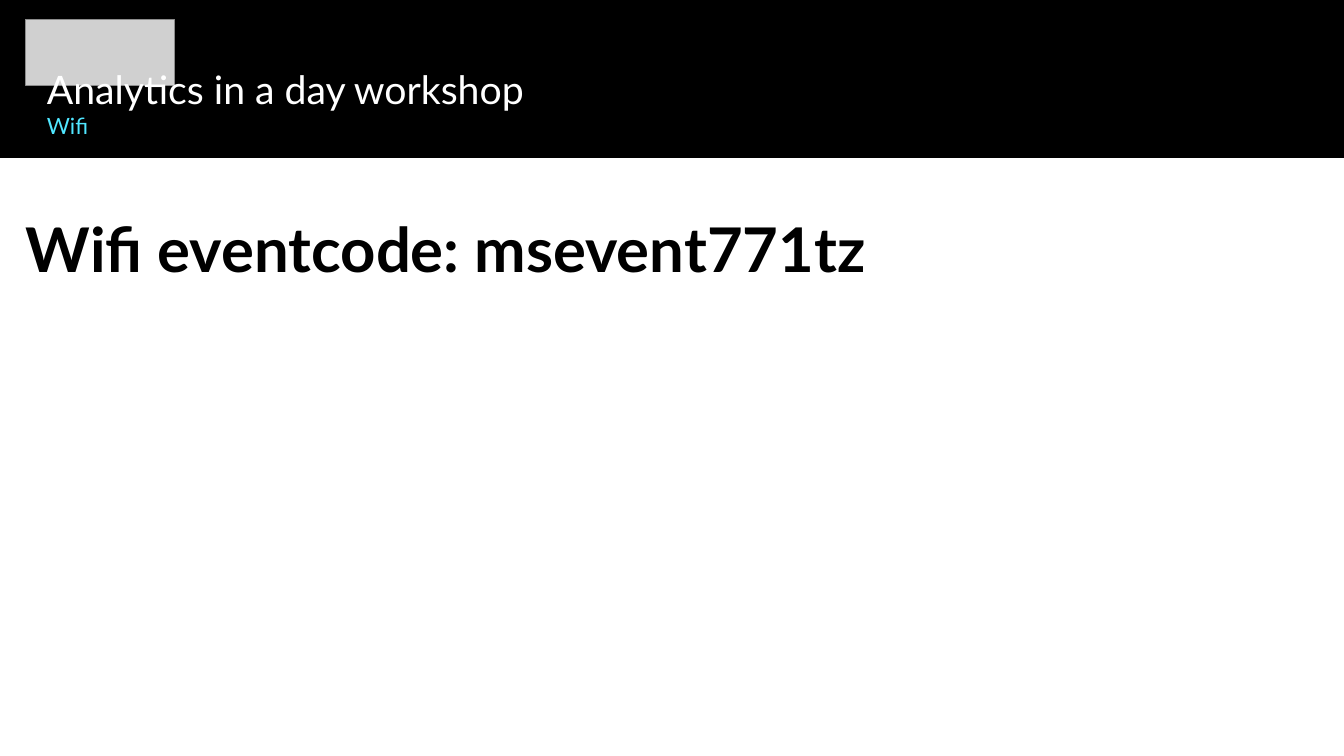
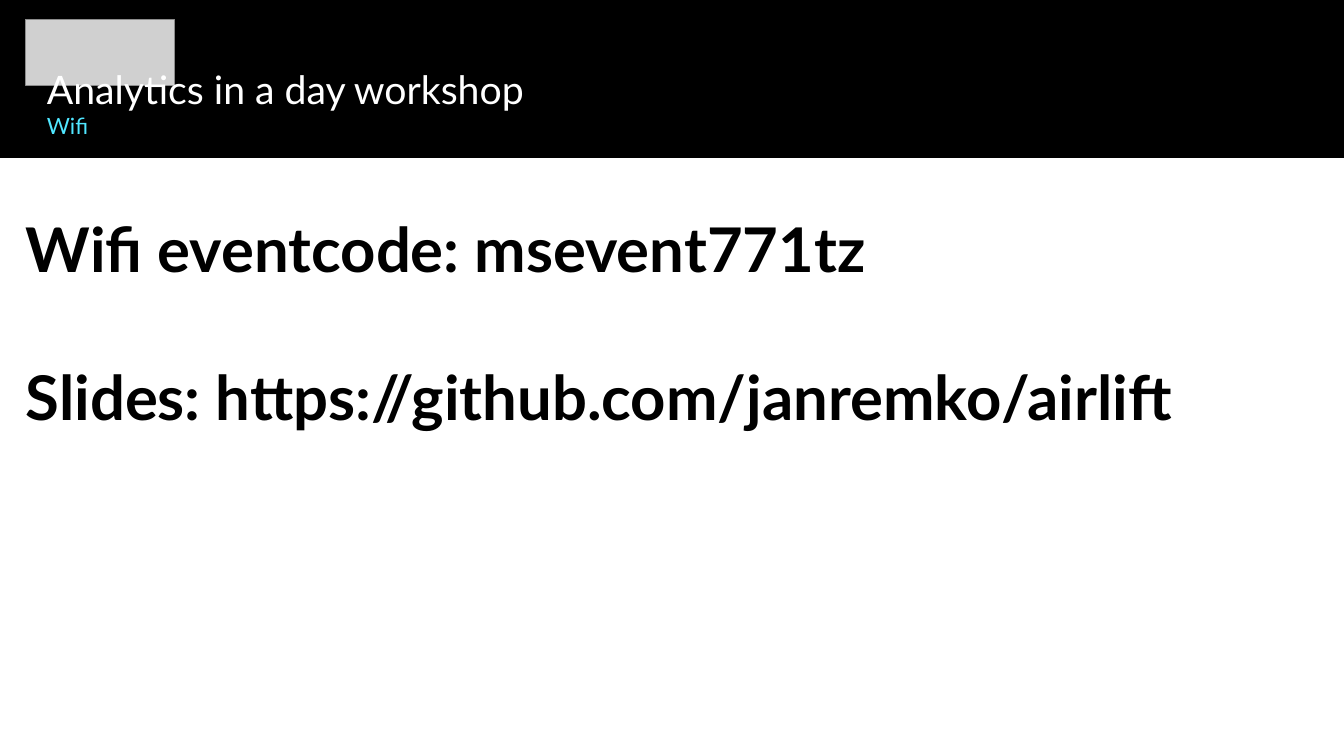
Before and after one commit to janremko/Airlift, a slide deck: slide 3 of AnalyticsInADay/intro.pptx. Drawn at 1344x756 pixels with LibreOffice and Linux fonts; fonts in the diff are those of the drawing; grey boxes stand for pictures. Boxes give left, top, right and bottom in pixels: in the first picture for what was removed or moved away, otherwise in the second. Text is boxed around its words. In the diff, an @@ line names an element or a change of style, - is before the commit and + after.

```diff
--- a/AnalyticsInADay/intro.pptx
+++ b/AnalyticsInADay/intro.pptx
@@ text at <box>26,374,1172,431</box>: paragraph added @@
+Slides: https://github.com/janremko/airlift
```
Also in this commit, not shown: 3 other slides changed.
